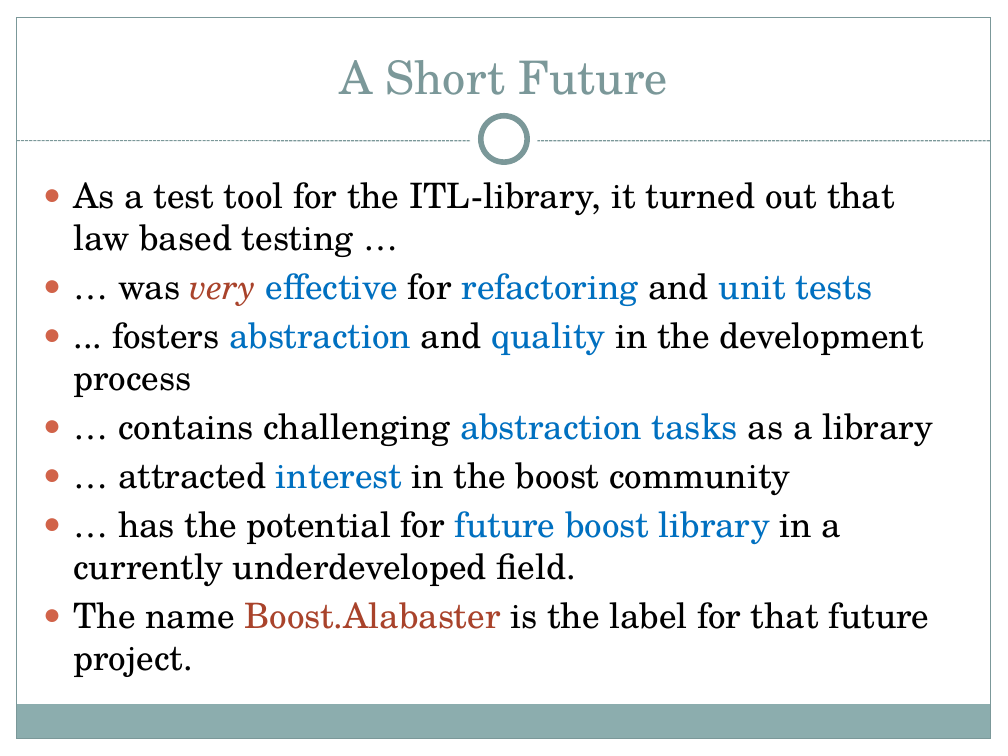
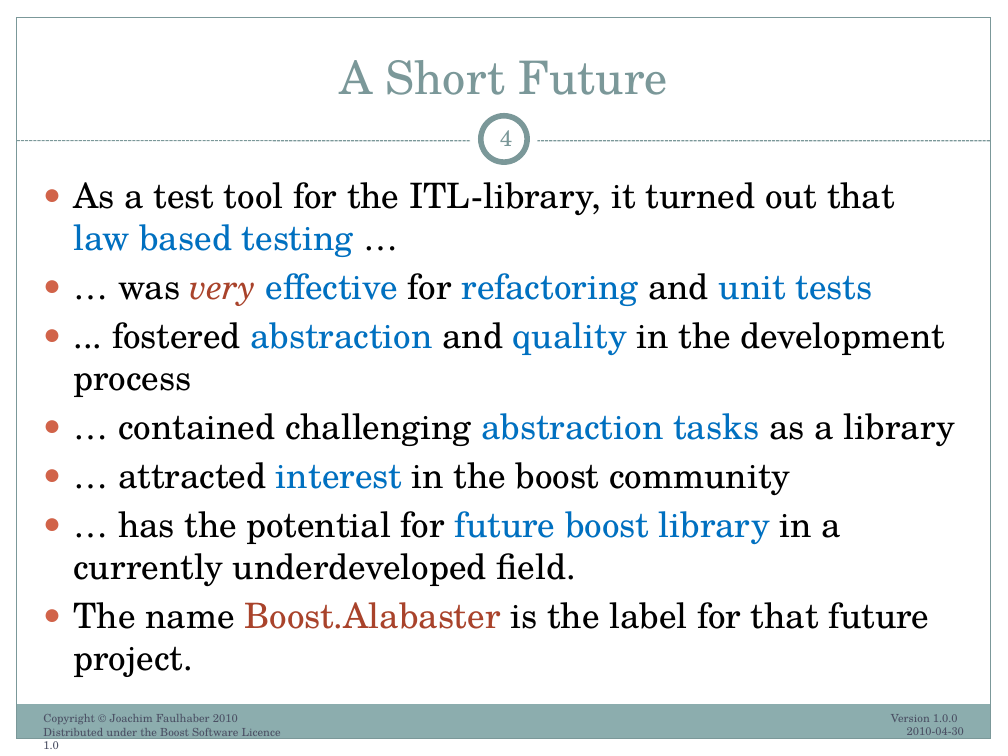
Before and after one commit to ryppl/boost-history, a slide deck: slide 4 of itl/libs/validate/doc/boostcon2010/BoostAlabaster.pptx. Drawn at 1008x756 pixels with LibreOffice and Linux fonts; fonts in the diff are those of the drawing; background and template pictures are left out. Boxes give left, top, right and bottom in pixels: in the first picture for what was removed or moved away, otherwise in the second. Text is boxed around its words. In the diff, an @@ line names an element or a change of style, - is before the commit and + after.

Commit message:
First Version 1.0.0 of the BoostCon2010 talk on Boost.Alabster is now complete.
SVN-Revision: 61706

```diff
--- a/itl/libs/validate/doc/boostcon2010/BoostAlabaster.pptx
+++ b/itl/libs/validate/doc/boostcon2010/BoostAlabaster.pptx
@@ page number added at bbox=[500, 130, 512, 146], 16 pt, text #7C999A @@
+4
@@ text at bbox=[73, 182, 895, 257]: text colour #000000 to #0070C0 in "law based testing" @@
@@ text at bbox=[73, 322, 955, 447]: text changed @@
-● ... fosters abstraction and quality in the development process
-● … contains challenging abstraction tasks as a library
+● ... fostered abstraction and quality in the development process
+● … contained challenging abstraction tasks as a library
@@ text added at bbox=[43, 714, 281, 749], 8 pt, text #4B5064 @@
+Copyright © Joachim Faulhaber 2010 Distributed under the Boost Software Licence 1.0
@@ text added at bbox=[891, 714, 964, 735], 8 pt, text #4B5064 @@
+Version 1.0.0 2010-04-30
```
Also in this commit, not shown: 42 other slides changed, 1 slide added, 3 slides removed.
